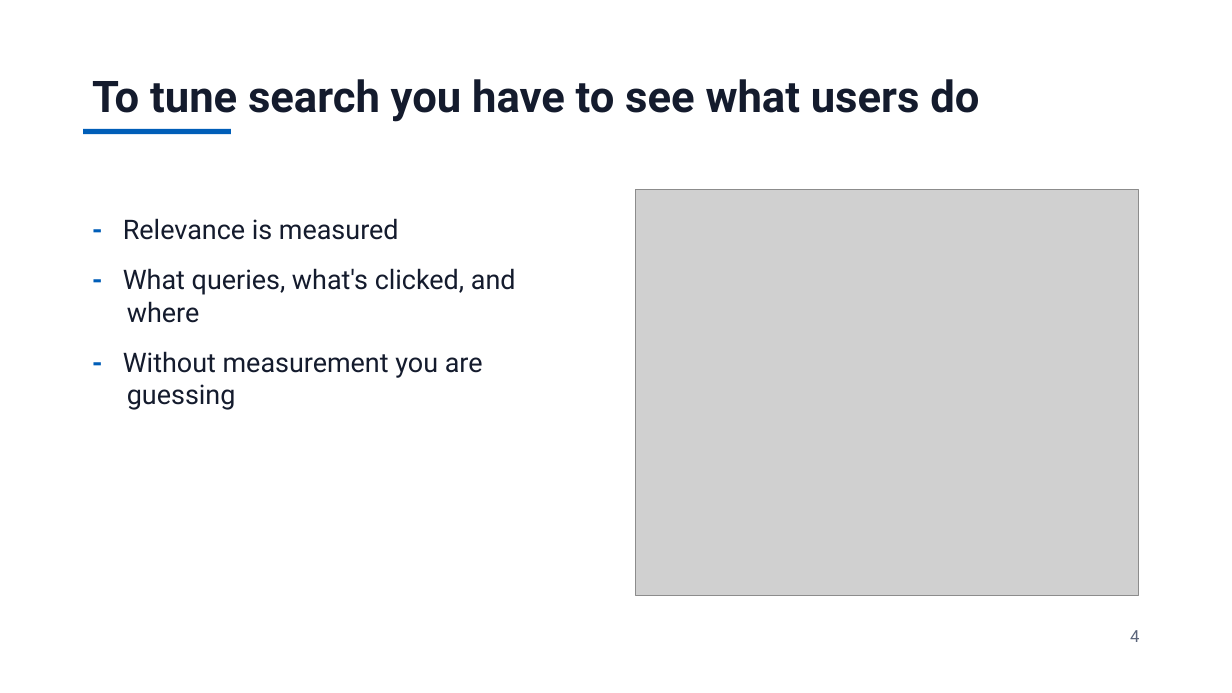
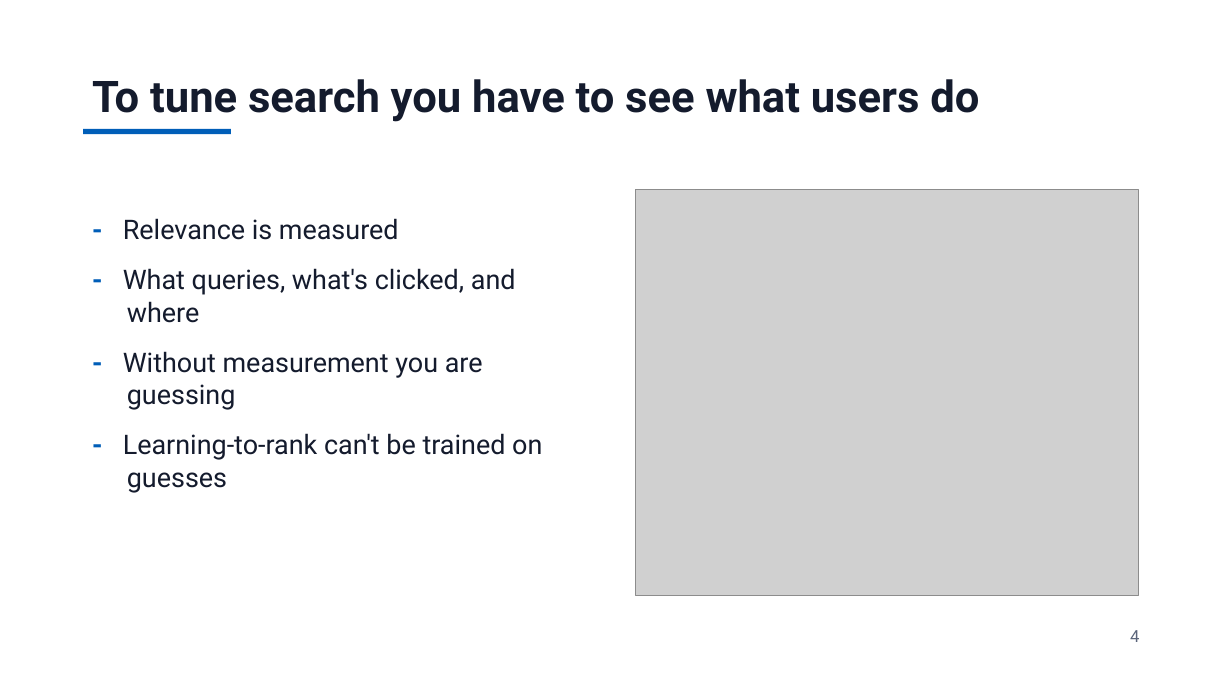
Before and after one commit to jzonthemtn/ldp-for-search, a slide deck: slide 4 of ldp_for_search_slides.pptx. Drawn at 1232x693 pixels with LibreOffice and Linux fonts; fonts in the diff are those of the drawing; grey boxes stand for pictures. Boxes give left, top, right and bottom in pixels: in the first picture for what was removed or moved away, otherwise in the second. Text is boxed around its words. In the diff, an @@ line names an element or a change of style, - is before the commit and + after.

```diff
--- a/ldp_for_search_slides.pptx
+++ b/ldp_for_search_slides.pptx
@@ text at (x1=123, y1=433, x2=542, y2=493): paragraph added @@
+- Learning-to-rank can't be trained on guesses
```
Also in this commit, not shown: 3 other files.
